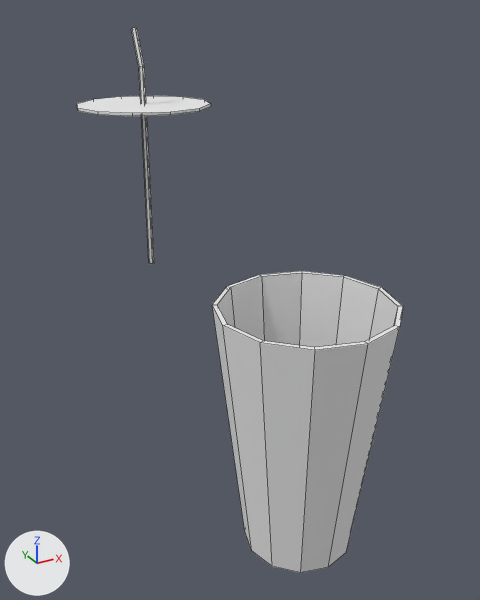
Before and after pictures for a commit that changed the Blender file Assets/Models/DrinkParts.blend.
Rendered twice from a 50 mm camera at (-0.83, -1.18, 0.983) aimed at (0.056, 0.431, 0.177). Lighting does not change. The marker at lower left points along +X, +Y and +Z. Mesh edges are drawn as thin lines.

Names of what the first picture shows: 'Empty Cup', 'Lid'.
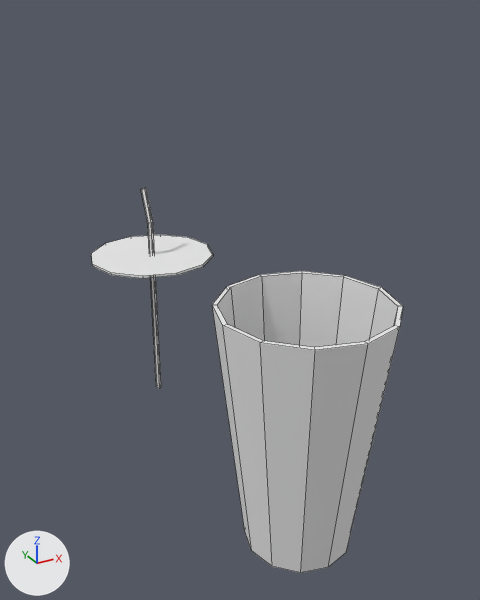
Location of each change, (x1, y1, x2, y2) in pixels of the pictures (480 x 600 px):
'Lid', moved
    before: (77, 27, 211, 264)
    after: (91, 188, 213, 388)

Edits to the bpy script that builds the scene:
```text
Change me_cylinder_001:
    where me_cylinder_001.from_pydata(...)  # 42 vertices, 27 faces; spans x -0.225..0.225, y 0.117..0.925, z -0.225..0.225
    used by ob_lid; location = (0.0, 1.0, 0.0); rotation_euler = (1.571, 0.0, -3.142), in degrees (90, 0, -180)
    me_cylinder_001 part 1: the whole mesh is moved by (0.0, -0.654, -0.008)
Change ob_lid:
    ob_lid.location: (0.0, 1.0, 0.0) -> (0.0, 1.008, 0.122)
```
